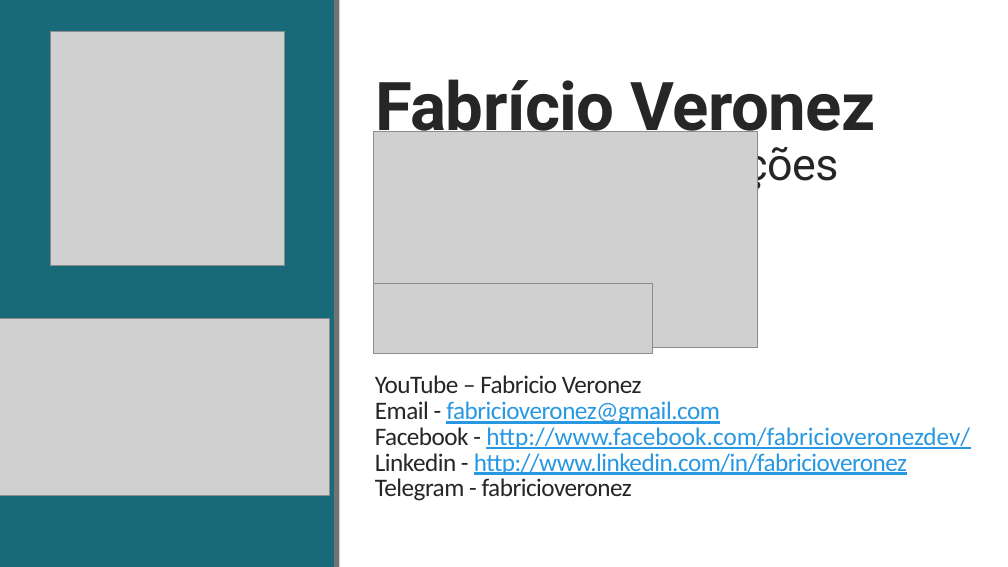
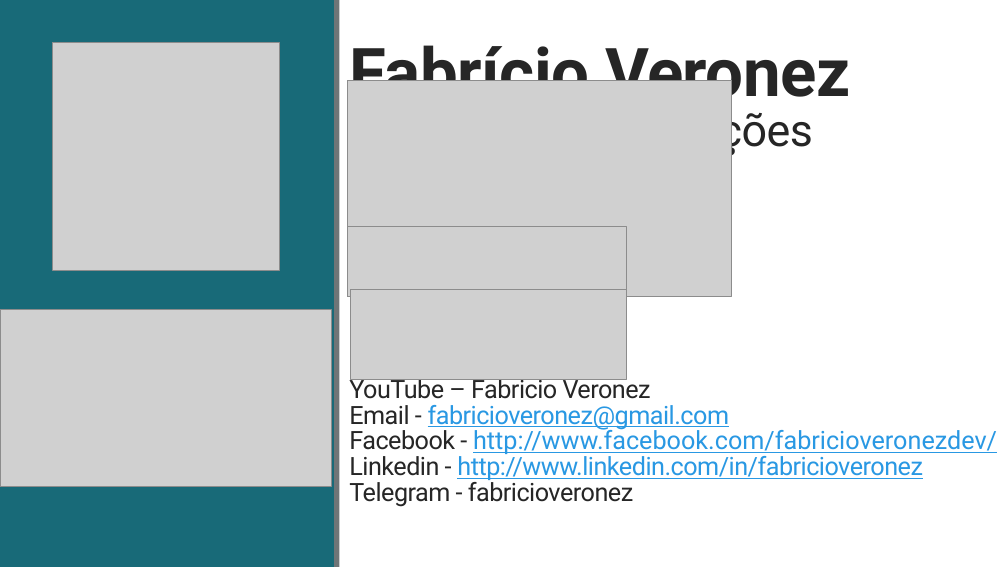
Before and after one commit to fabricioveronez/ApresentacaoPrometheus, a slide deck: slide 2 of docs/Prometheus.pptx. Drawn at 1008x567 pixels with LibreOffice and Linux fonts; fonts in the diff are those of the drawing; grey boxes stand for pictures. Boxes give left, top, right and bottom in pixels: in the first picture for what was removed or moved away, otherwise in the second. Text is boxed around its words. In the diff, an @@ line names an element or a change of style, - is before the commit and + after.

```diff
--- a/docs/Prometheus.pptx
+++ b/docs/Prometheus.pptx
@@ picture: place and size @@
-picture at bbox=[50, 31, 285, 266]
+picture at bbox=[52, 43, 280, 271]
@@ text "Fabrício Veronez" rewrapped from bbox=[375, 79, 876, 192] to bbox=[350, 34, 850, 158] @@
@@ picture: place and size @@
-picture at bbox=[373, 131, 757, 347]
+picture at bbox=[348, 81, 732, 296]
@@ picture: place and size @@
-picture at bbox=[373, 283, 652, 353]
+picture at bbox=[348, 227, 627, 296]
@@ picture added at bbox=[350, 290, 627, 380] @@
@@ picture: place and size @@
-picture at bbox=[0, 319, 329, 495]
+picture at bbox=[0, 310, 332, 487]
@@ text "YouTube – Fabricio Veronez": place and size @@
-text "YouTube – Fabricio Veronez" at bbox=[375, 375, 970, 501]
+text "YouTube – Fabricio Veronez" at bbox=[349, 375, 997, 507]
@@ text "YouTube – Fabricio Veronez" at bbox=[349, 375, 997, 507]: font Calibri to Roboto @@
```
Also in this commit, not shown: 1 other slide changed.
